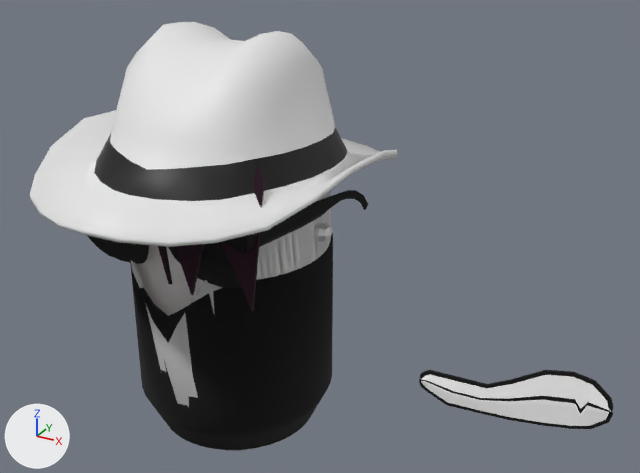
Before and after pictures for a commit that changed the FBX model PagodemoV1/Assets/FBX/Characters/Emo1.fbx.
One viewpoint serves both versions: a 50 mm lens placed at (4.72, -6.74, 6.04), pointed at (1.02, -0.01, 2.68). Arrows for +X, +Y and +Z are at lower left; the lights stay in place. Where no turn or scale is listed for an object, it has been applied to the vertices.

Objects in the first picture: 'Brincos', 'Camisa', 'Camisa 2', 'Capsula 1', 'Chapeu', 'Franja', 'Oculos', 'Plane'.
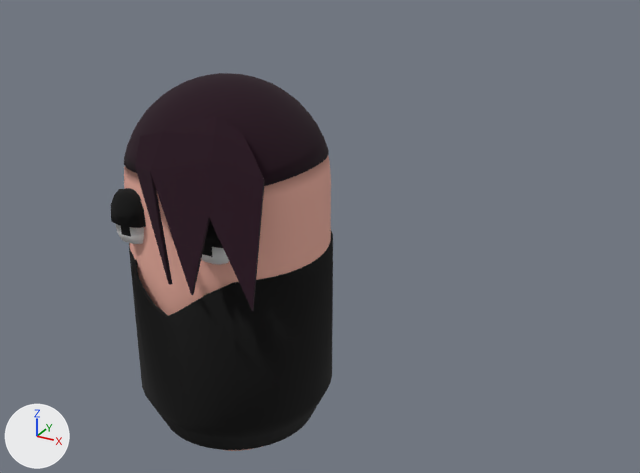
Boxes (x1, y1, x2, y2) around the edits, measured in the pictures (640 x 473 px):
'Chapeu', deleted
    before: (30, 22, 398, 247)
    faces in mat_base (white #e7e7e7): (30, 22, 398, 247)
    faces in mat_material (black #000000): (94, 127, 347, 201)
'Plane', deleted
    before: (419, 370, 613, 429)
    faces in mat_teeth (white #ffffff): (421, 374, 609, 426)
    faces in mat_eye_1 (black #000000): (419, 370, 613, 429)
'Capsula 1', deleted
    before: (137, 190, 331, 451)
'Oculos', deleted (black)
    before: (87, 190, 368, 289)
'Camisa', deleted
    before: (131, 260, 222, 407)
'Brincos', deleted
    before: (314, 223, 333, 242)
'Capsula 2', unchanged, uncovered by the edit
    after: (124, 73, 331, 451)
'Franja', unchanged, uncovered by the edit
    before: (158, 163, 265, 311)
    after: (135, 116, 265, 311)
'Olhos 2', unchanged, uncovered by the edit
    after: (111, 188, 229, 264)

Edits to the bpy script that builds the scene:
```text
Remove ob_plane:
    ob_plane = bpy.data.objects.new('Plane', me_plane_004)
    ob_plane.location = (2.815, -1.145, 2.11)
Remove ob_capsula_1:
    ob_capsula_1 = bpy.data.objects.new('Capsula 1', me_roundcube)
    ob_capsula_1.location = (0.0, 0.0, 2.085)
Remove ob_camisa:
    ob_camisa = bpy.data.objects.new('Camisa', me_roundcube_002)
    ob_camisa.location = (0.0, 0.013, 1.424)
Remove ob_brincos:
    ob_brincos = bpy.data.objects.new('Brincos', me_cube)
    ob_brincos.location = (1.047, 0.0, 2.722)
Remove ob_chapeu:
    ob_chapeu = bpy.data.objects.new('Chapeu', me_roundcube_001)
    ob_chapeu.location = (0.0, 0.0, 3.541)
Remove ob_oculos:
    ob_oculos = bpy.data.objects.new('Oculos', me_plane_003)
    ob_oculos.location = (0.015, -1.182, 2.749)
```
